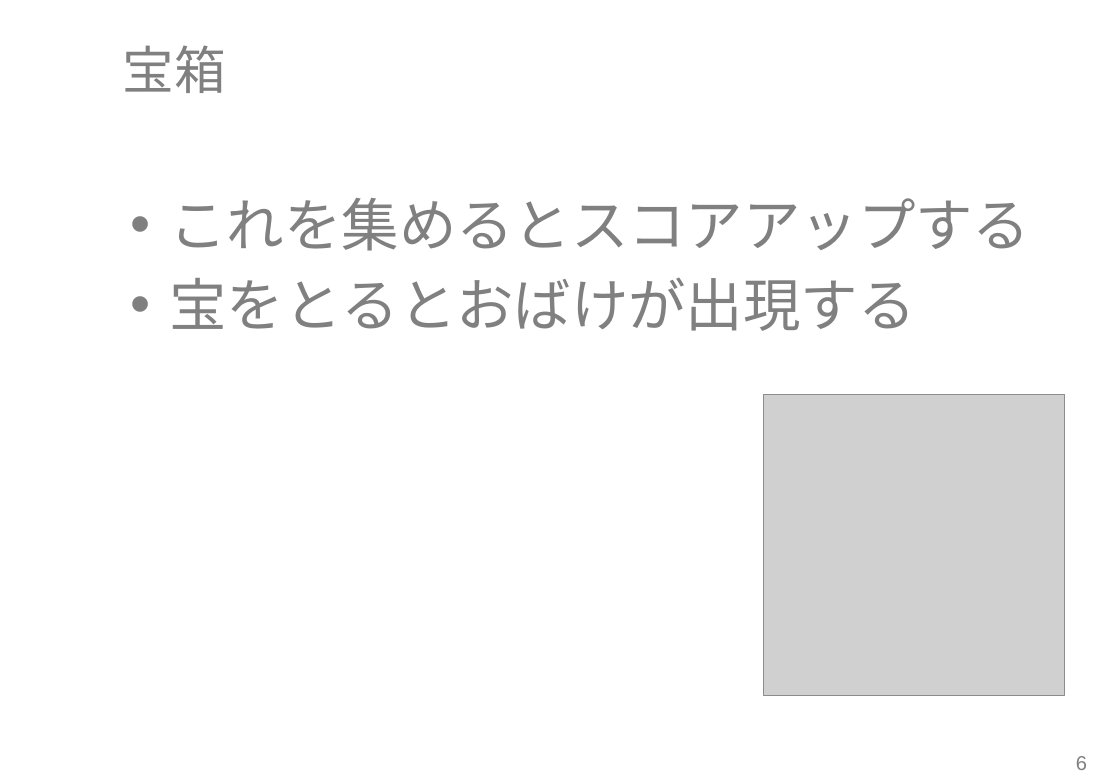
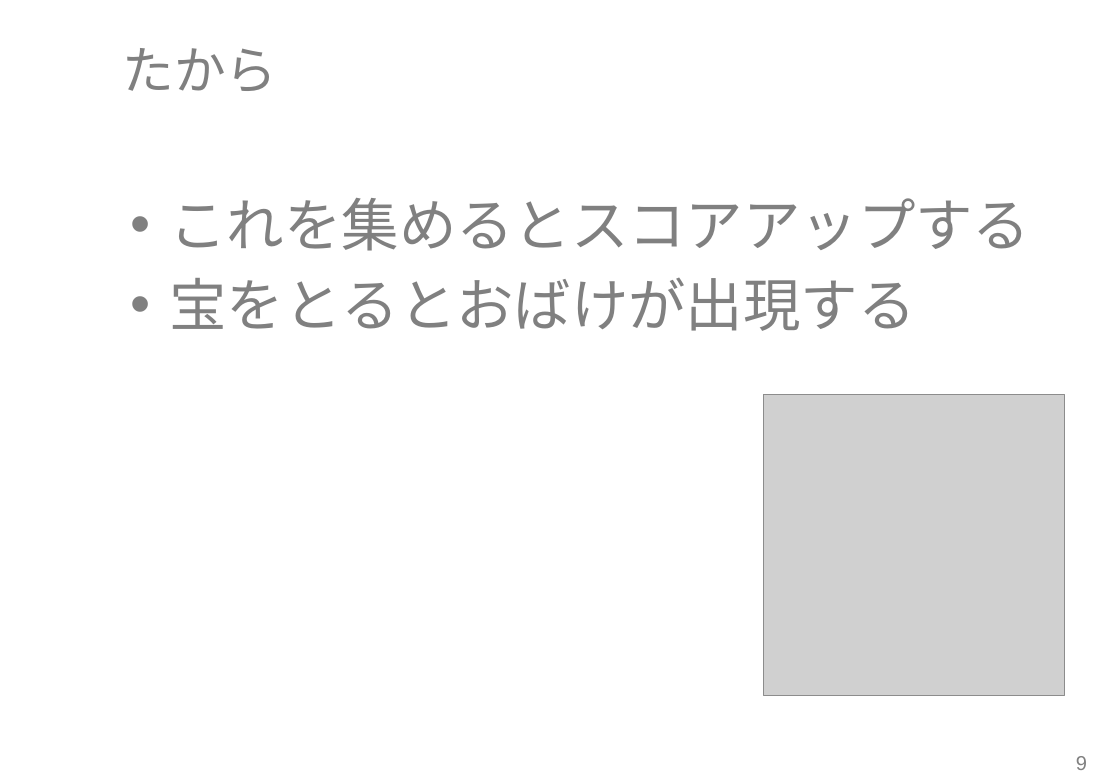
Before and after one commit to RubyCamp/rc2016s_g6, a slide deck: slide 10 of shinziko.pptx (slide 7 before the commit). Drawn at 1120x775 pixels with LibreOffice and Linux fonts; fonts in the diff are those of the drawing; grey boxes stand for pictures; background and template pictures are left out. Boxes give left, top, right and bottom in pixels: in the first picture for what was removed or moved away, otherwise in the second. Text is boxed around its words. In the diff, an @@ line names an element or a change of style, - is before the commit and + after.

```diff
--- a/shinziko.pptx
+++ b/shinziko.pptx
@@ title at [123,48,278,91]: text changed @@
-宝箱
+たから
@@ page number at [1076,756,1087,770]: text changed @@
-6
+9
```
Also in this commit, not shown: 7 other slides changed, 2 slides added.
